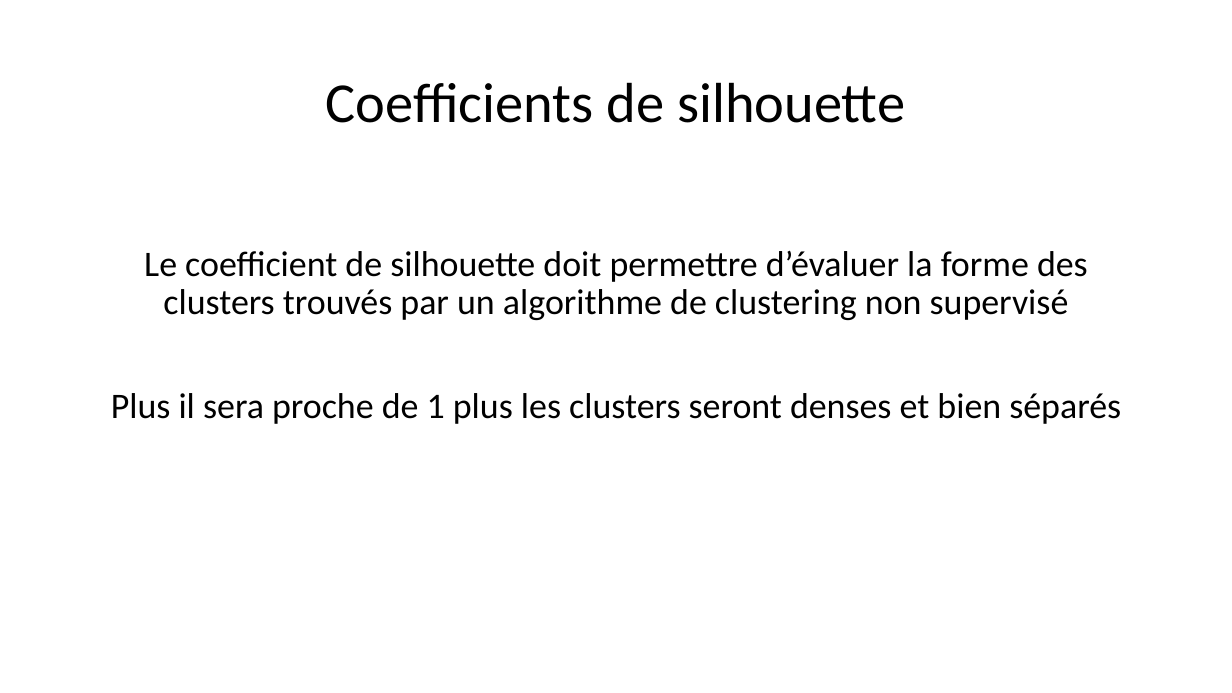
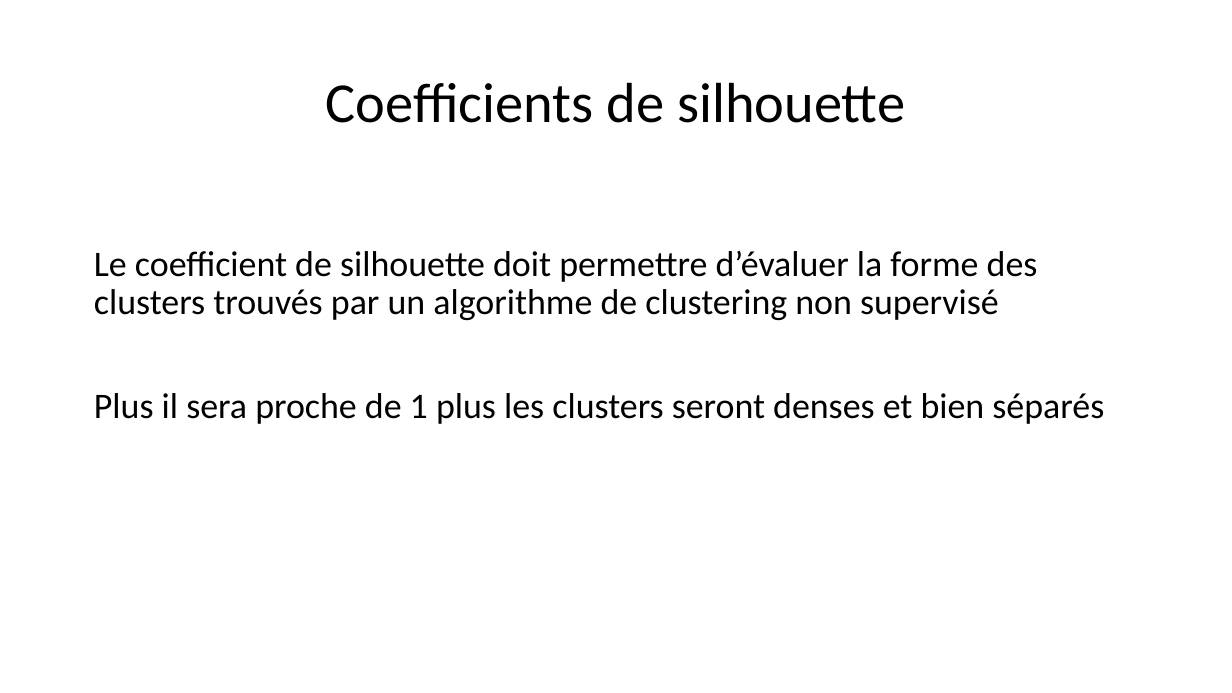
Before and after one commit to morganscao/Projet3, a slide deck: slide 17 of Rapport/Moteur de recommandations de films.pptx (slide 16 before the commit). Drawn at 1232x693 pixels with LibreOffice and Linux fonts; fonts in the diff are those of the drawing. Boxes give left, top, right and bottom in pixels: in the first picture for what was removed or moved away, otherwise in the second. Text is boxed around its words. In the diff, an @@ line names an element or a change of style, - is before the commit and + after.

```diff
--- a/Rapport/Moteur de recommandations de films.pptx
+++ b/Rapport/Moteur de recommandations de films.pptx
@@ text "Le coefficient de silhouette doit ..." at box(94, 250, 1104, 424): alignment centre to left @@
```
Also in this commit, not shown: 10 other slides changed, 2 slides added, 1 other file.
